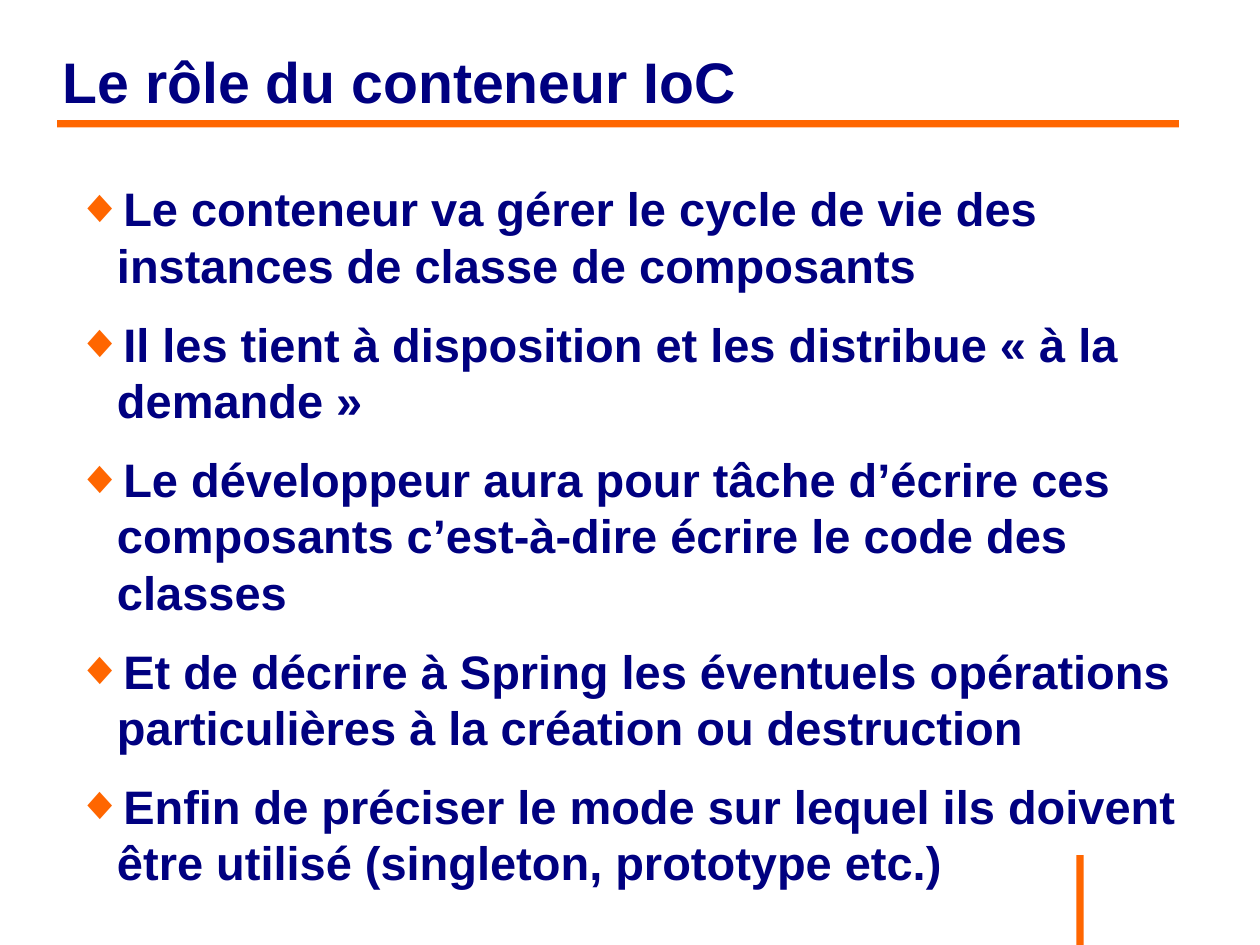
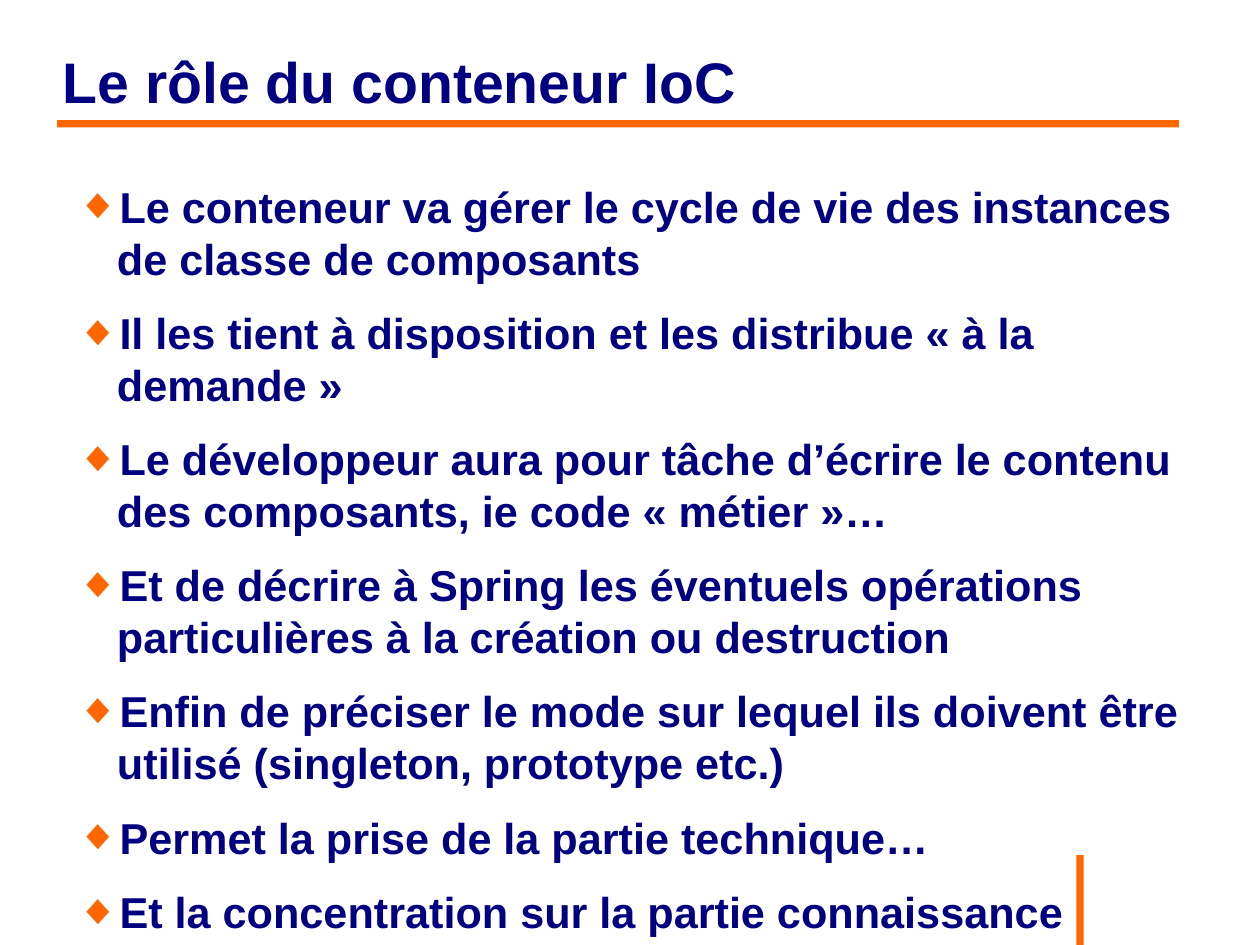
Before and after one commit to philphils/formation-spring, a slide deck: slide 39 of Documentation/diapo_formation_spring.odp. Drawn at 1260x945 pixels with LibreOffice and Linux fonts; fonts in the diff are those of the drawing; background and template pictures are left out. Boxes give left, top, right and bottom in pixels: in the first picture for what was removed or moved away, otherwise in the second. Text is boxed around its words. In the diff, an @@ line names an element or a change of style, - is before the commit and + after.

```diff
--- a/Documentation/diapo_formation_spring.odp
+++ b/Documentation/diapo_formation_spring.odp
@@ text at (117,191,1178,788): size 29.6 to 27.2 pt in "Le conteneur va gérer le cycle de ...", "Il les tient à disposition et les ...", "Et de décrire à Spring les éventuels ...", "Enfin de préciser le mode sur lequel ..." @@
@@ text at (117,442,1171,535): text changed; size 29.6 to 27.2 pt @@
-◆ Le développeur aura pour tâche d’écrire ces composants c’est-à-dire écrire le code des classes
+◆ Le développeur aura pour tâche d’écrire le contenu des composants, ie code « métier »…
@@ text at (120,822,1063,936): paragraphs added @@
+◆ Permet la prise de la partie technique…
+◆ Et la concentration sur la partie connaissance métier qui est la tâche des développeurs
```
Also in this commit, not shown: 19 other slides changed, 9 slides added, 1 slide removed.
